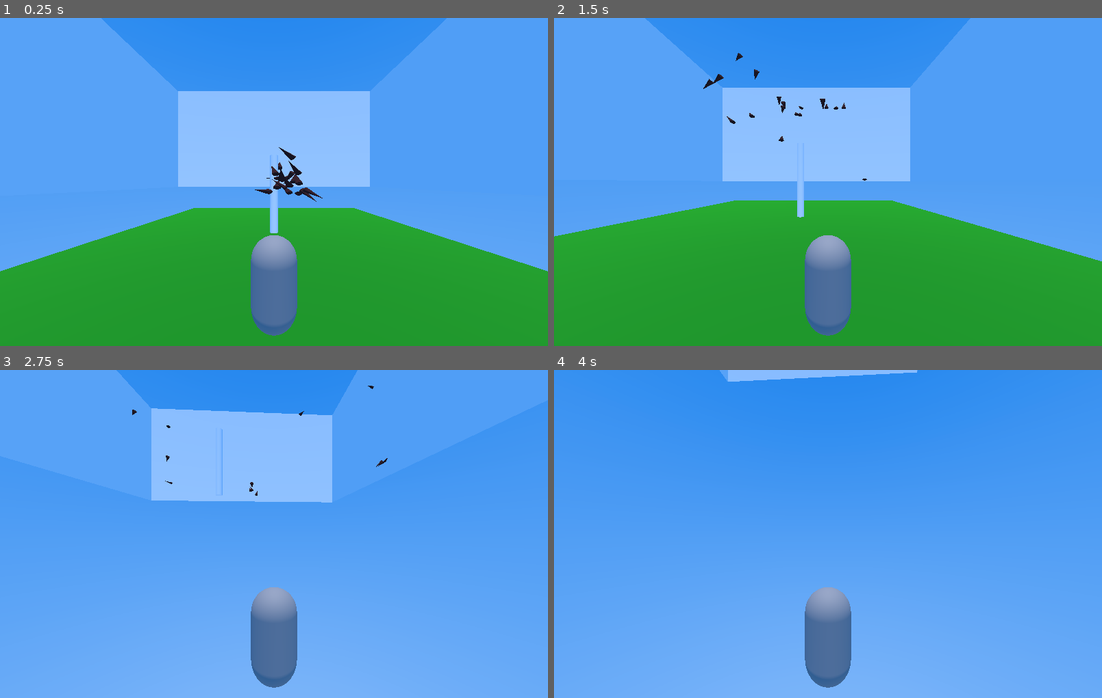
Above: before the commit, frames 1-4 (two rows, left to right).
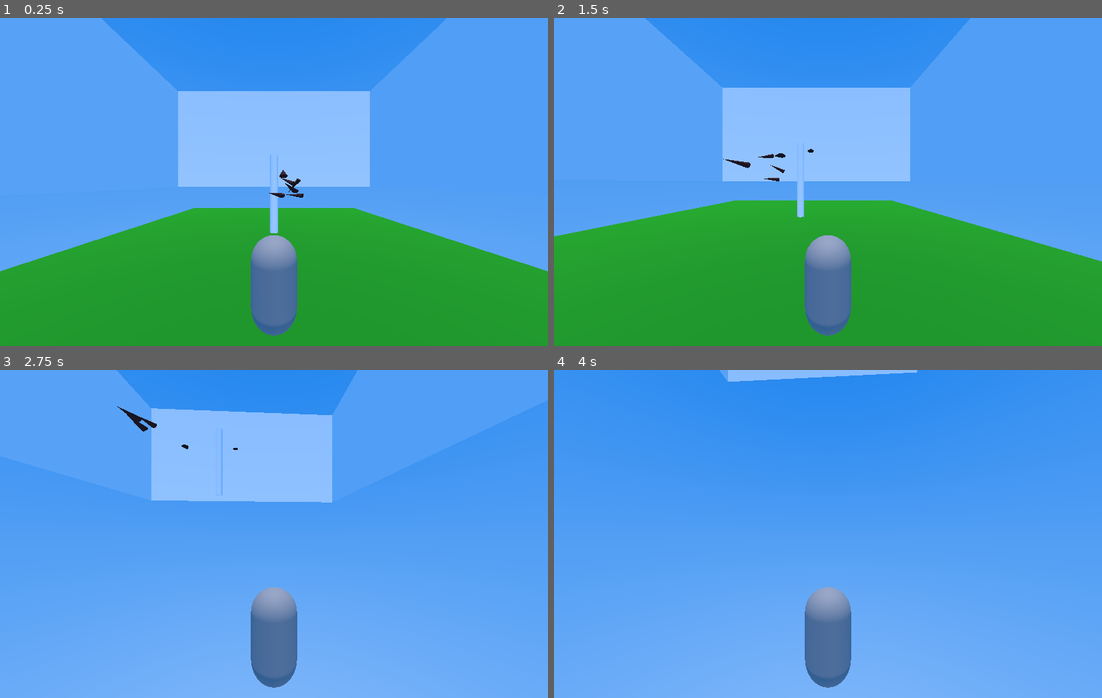
Above: after the commit, the same moments.

Repository: super-goose/boids
Game: Godot game, scene res://scenes/main_3d/main_3d.tscn
Same seed, same stepped clock (60 frames per second), same inputs: the game is played once before the commit and once after it.
Inputs (mouse positions are in pixels of both pictures, inside the frame that each line leads up to):
- Up to frame 1 (0.25 s): no input
- Up to frame 2 (1.5 s): tap Enter (ui_accept) at 0.5, 0.77 s; move the mouse to (948, 165) at 0.52 s; hold Right (ui_right) 0.53-1.28 s; click (948, 165) at 0.67 s; move the mouse to (718, 198) at 1.27 s; hold Down (ui_down) from 1.28 s (still down)
- Up to frame 3 (2.75 s): tap Enter (ui_accept) at 1.52 s; move the mouse to (328, 461) at 2.02 s; release Down (ui_down) at 2.03 s; hold Right (ui_right) from 2.03 s (still down)
- Up to frame 4 (4 s): move the mouse to (800, 599) at 2.77 s; release Right (ui_right) at 2.78 s; hold Up (ui_up) 2.78-3.53 s; click (800, 599) at 2.92 s; tap Enter (ui_accept) at 3.02, 3.77 s; move the mouse to (992, 583) at 3.52 s; hold Left (ui_left) from 3.53 s (still down)

The runs differ from the first frame. In frame 1, 0.4% of the frame differs, in the area x 46-59%, y 39-57%; in frame 2, 0.3%; in frame 3, 0.2%; in frame 4, nothing differs.

Commit message:
they flock together (but don't separate)

Diff:
--- a/scenes/boid_3d/boid_3d.gd
+++ b/scenes/boid_3d/boid_3d.gd
@@ -2,6 +2,7 @@
 extends CharacterBody3D
 
 @export var speed = 14
+@export var field_of_view_size = 10
 
 
 var direction = Vector3.FORWARD
@@ -11,10 +12,15 @@
 var neighbors: Array[Boid] = []
 
 func _ready():
-	print('new boid!')
+	var shape = CylinderShape3D.new()
+	shape.height = field_of_view_size
+	shape.radius = field_of_view_size / 2
+
+	$FieldOfView/CollisionShape3D.set_shape(shape)
+	$FieldOfView/CollisionShape3D.rotation.x = PI / 2
+	$FieldOfView/CollisionShape3D.position.z = 1 - (field_of_view_size / 2)
 
 func _physics_process(delta):
-	print('boid movin')
 	# check for average direction
 	var average_direction = Vector3.ZERO
 	for neighbor in neighbors:
@@ -44,7 +50,7 @@
 		#target_velocity.y = target_velocity.y - (fall_acceleration * delta)
 
 	# Moving the Character
-	velocity = target_velocity
+	velocity = target_velocity.normalized() * speed
 	look_at(global_transform.origin + direction, Vector3.UP)
 	constrain_position()
 	move_and_slide()
--- a/scenes/boid_3d/boid_3d.tscn
+++ b/scenes/boid_3d/boid_3d.tscn
@@ -28,6 +28,8 @@
 
 [node name="Boid3D" type="CharacterBody3D"]
 script = ExtResource("1_7dokw")
+speed = 5
+field_of_view_size = 20
 
 [node name="MeshInstance3D" type="MeshInstance3D" parent="."]
 transform = Transform3D(1, 0, 0, 0, -4.37114e-08, -0.5, 0, 1, -2.18557e-08, 0, 0, 0)
--- a/scenes/main_3d/main_3d.tscn
+++ b/scenes/main_3d/main_3d.tscn
@@ -49,7 +49,6 @@
 
 [node name="Main" type="Node3D"]
 script = ExtResource("1_buev5")
-total_boids = 30
 
 [node name="WorldEnvironment" type="WorldEnvironment" parent="."]
 environment = SubResource("Environment_6ukyf")
